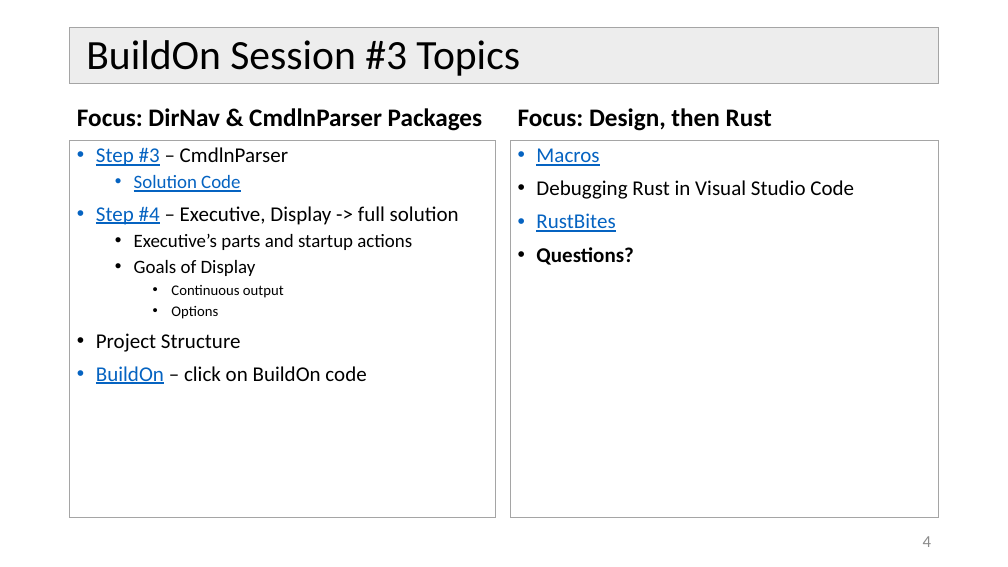
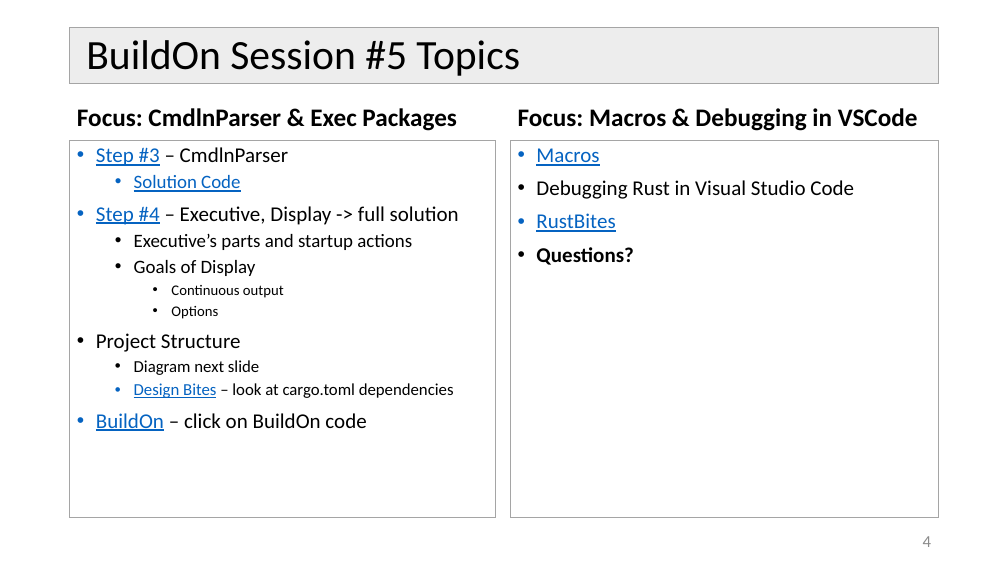
Before and after one commit to JimFawcett/JimFawcett.github.io, a slide deck: slide 4 of Resources/Build-On-5.pptx. Drawn at 1008x567 pixels with LibreOffice and Linux fonts; fonts in the diff are those of the drawing. Boxes give left, top, right and bottom in pixels: in the first picture for what was removed or moved away, otherwise in the second. Text is boxed around its words. In the diff, an @@ line names an element or a change of style, - is before the commit and + after.

Commit message:
added BuildOn-5

```diff
--- a/Resources/Build-On-5.pptx
+++ b/Resources/Build-On-5.pptx
@@ title at [86,40,520,76]: text changed @@
-BuildOn Session #3 Topics
+BuildOn Session #5 Topics
@@ text at [77,108,457,131]: text changed @@
-Focus: DirNav & CmdlnParser Packages
+Focus: CmdlnParser & Exec Packages
@@ text at [518,108,918,131]: text changed @@
-Focus: Design, then Rust
+Focus: Macros & Debugging in VSCode
@@ text at [134,360,454,398]: paragraphs added @@
+  • Diagram next slide
+  • Design Bites – look at cargo.toml dependencies
```
Also in this commit, not shown: 2 other files.
